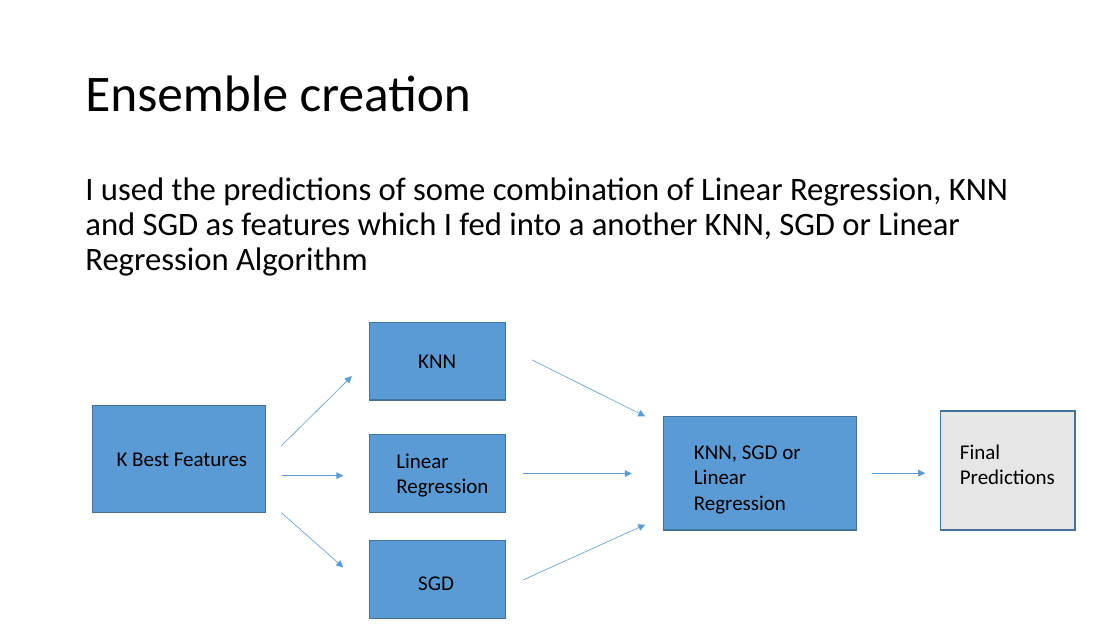
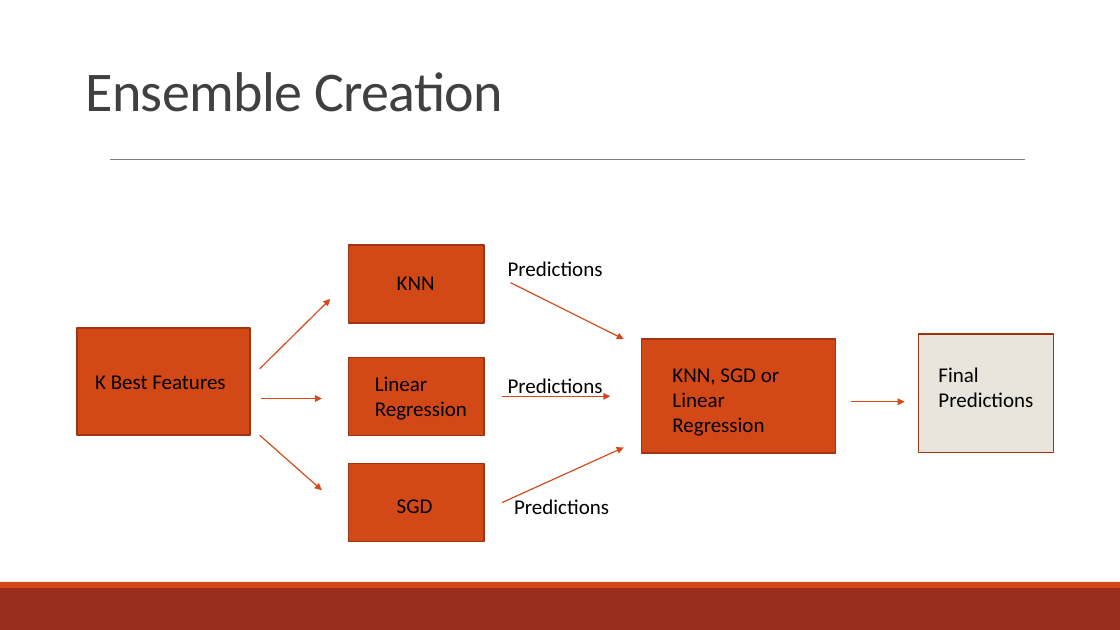
Before and after one commit to j-v-k/sfdat28, a slide deck: slide 15 of JVK-HOS Project/PREDICTING _PROCEDURE _TIMES.pptx (slide 12 before the commit). Drawn at 1120x630 pixels with LibreOffice and Linux fonts; fonts in the diff are those of the drawing. Boxes give left, top, right and bottom in pixels: in the first picture for what was removed or moved away, otherwise in the second. Text is boxed around its words. In the diff, an @@ line names an element or a change of style, - is before the commit and + after.

```diff
--- a/JVK-HOS Project/PREDICTING _PROCEDURE _TIMES.pptx
+++ b/JVK-HOS Project/PREDICTING _PROCEDURE _TIMES.pptx
@@ title "Ensemble Creation" at (x1=85, y1=72, x2=503, y2=112): vertical alignment middle to bottom @@
@@ title at (x1=85, y1=72, x2=503, y2=112): text changed; size 44 to 48 pt; text colour #000000 to #404040 @@
-Ensemble creation
+Ensemble Creation
@@ text removed at (x1=85, y1=177, x2=1008, y2=276) @@
-I used the predictions of some combination of Linear Regression, KNN and SGD as features which I fed into a another KNN, SGD or Linear Regression Algorithm
@@ line added from (110, 160) to (1026, 160), #808080 0.5 pt @@
@@ text added at (x1=508, y1=261, x2=603, y2=276), 18 pt, text #000000 @@
+Predictions
@@ 4 texts, 4 arrows, 3 rectangles moved together from (x1=281, y1=354, x2=1075, y2=619) to (x1=260, y1=276, x2=1054, y2=542) @@
@@ arrow (260, 369) - (330, 299): stroke #5B9BD5 0.5 pt to #D34817 1 pt @@
@@ arrow (511, 283) - (624, 339): stroke #5B9BD5 0.5 pt to #D34817 1 pt @@
@@ rectangle moved from (x1=92, y1=406, x2=266, y2=513) to (x1=77, y1=328, x2=250, y2=435) @@
@@ rectangle at (x1=919, y1=334, x2=1054, y2=453): fill #E7E6E6 to #E9E5DC; outline #43739E 1 pt to #9C3511 1.25 pt @@
@@ text added at (x1=508, y1=378, x2=603, y2=397), 18 pt, text #000000 @@
+Predictions
@@ 2 texts, 2 rectangles, 2 arrows moved together from (x1=117, y1=323, x2=856, y2=568) to (x1=95, y1=245, x2=835, y2=491) @@
@@ arrow (261, 398) - (322, 398): stroke #5B9BD5 0.5 pt to #D34817 1 pt @@
@@ arrow (502, 397) - (611, 397): stroke #5B9BD5 0.5 pt to #D34817 1 pt @@
@@ arrow moved from (872, 473) - (925, 473) to (851, 402) - (905, 402) @@
@@ arrow (851, 402) - (905, 402): stroke #5B9BD5 0.5 pt to #D34817 1 pt @@
@@ arrow (260, 435) - (322, 491): stroke #5B9BD5 0.5 pt to #D34817 1 pt @@
@@ arrow (502, 502) - (624, 448): stroke #5B9BD5 0.5 pt to #D34817 1 pt @@
@@ fill #5B9BD5 to #D34817; outline #43739E 1 pt to #9C3511 1.25 pt in 5 elements at (x1=77, y1=328, x2=250, y2=435), (x1=642, y1=339, x2=835, y2=453), (x1=349, y1=245, x2=485, y2=323), (x1=349, y1=357, x2=485, y2=435), (x1=349, y1=464, x2=485, y2=542) @@
@@ text added at (x1=514, y1=497, x2=609, y2=514), 18 pt, text #000000 @@
+Predictions
@@ rectangle added at (x1=0, y1=588, x2=1120, y2=630), fill #9B2D1F @@
@@ rectangle added at (x1=0, y1=582, x2=1120, y2=588), fill #D34817 @@
```
Also in this commit, not shown: 7 other slides changed, 16 slides added, 5 slides removed, 18 other files.
